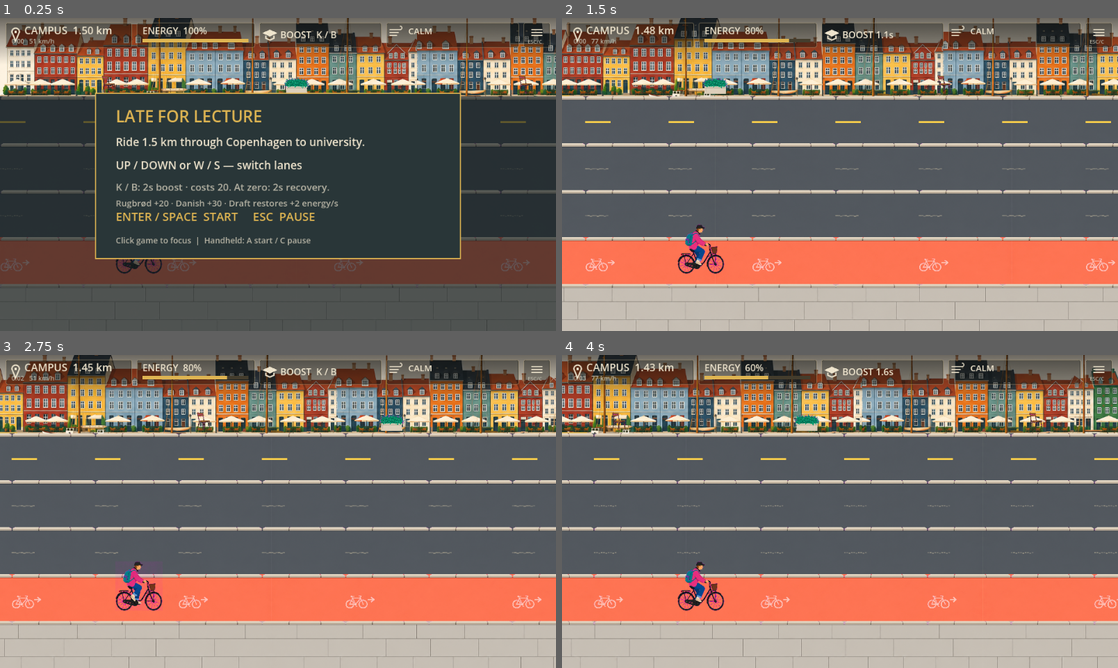
Above: before the commit, frames 1-4 (two rows, left to right).
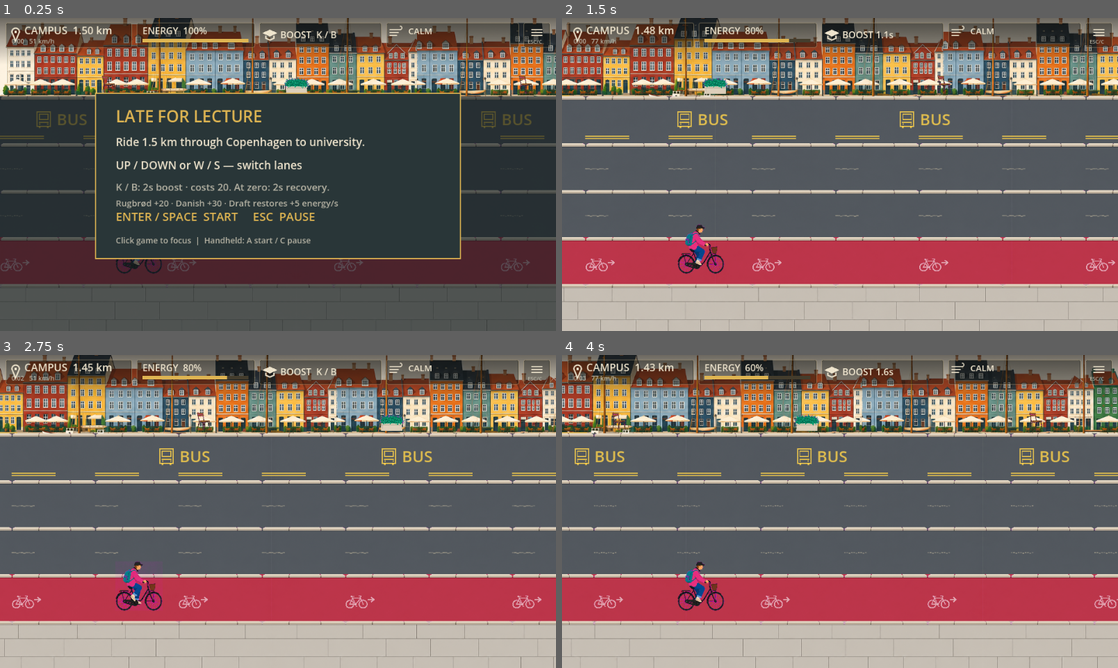
Above: after the commit, the same moments.

Repository: valesin/RushToCampus
Game: Godot game, scene res://scenes/cycling/CyclingGame.tscn
Same seed, same stepped clock (60 frames per second), same inputs: the game is played once before the commit and once after it.
Inputs (mouse positions are in pixels of both pictures, inside the frame that each line leads up to):
- Up to frame 1 (0.25 s): no input
- Up to frame 2 (1.5 s): tap Enter at 0.5 s; move the mouse to (962, 158) at 0.52 s; hold K (cycling_boost) 0.53-1.28 s; hold D (move_right) from 0.53 s (still down); click (962, 158) at 0.67 s; tap Space (jump) at 0.77 s; move the mouse to (728, 190) at 1.27 s; tap J (cycling_confirm) at 1.35 s
- Up to frame 3 (2.75 s): tap Space (jump) at 1.52 s; move the mouse to (333, 442) at 2.02 s; release D (move_right) at 2.03 s; hold A (move_left) from 2.03 s (still down); tap Enter at 2.1 s
- Up to frame 4 (4 s): move the mouse to (812, 574) at 2.77 s; release A (move_left) at 2.78 s; hold D (move_right) from 2.78 s (still down); tap Keypad Enter at 2.85 s; click (812, 574) at 2.92 s; tap Space (jump) at 3.02, 3.77 s; move the mouse to (1006, 558) at 3.52 s; hold K (cycling_boost) from 3.53 s (still down)

The runs differ from the first frame. In frame 1, 0.5% of the frame differs, in the area x 0-98%, y 29-61%; in frame 2, 15%; in frame 3, 15%; in frame 4, 15%, in the area x 0-100%, y 29-86%.

Commit message:
Increase drafting recovery and refine reserved lane markings

Diff:
--- a/retro-biker/scripts/cycling/presentation.gd
+++ b/retro-biker/scripts/cycling/presentation.gd
@@ -159,7 +159,7 @@
 			var texture: Texture2D = clean_art.materials if clean_theme else street_materials
 			var region: Rect2 = CleanTheme.scaled_region(source,texture,Vector2(1254,1254)) if clean_theme else source
 			var surface_tint: Color = Color.WHITE if clean_theme else Color("#c8bba4")
-			if lane_id == 3: surface_tint = Color(1.35,1.35,1.25)
+			if lane_id == 3: surface_tint = Color(1.0,0.62,1.12)
 			c.draw_texture_rect_region(texture,Rect2(0,0,512,Layout.LANE_HEIGHT),region,surface_tint)
 			c.draw_set_transform(Vector2.ZERO)
 		# Shadow lives within its lane and never changes the playable band.
@@ -183,13 +183,28 @@
 		for lane_id in 3:
 			var y: float = Layout.lane_top(lane_id)+Layout.LANE_HEIGHT*0.53
 			if lane_id == 0:
-				c.draw_rect(Rect2(x,y,44,3.5),Color("#ffd34a"))
+				# Paired yellow edge dashes distinguish this reserved lane.
+				for offset in [9.0,13.0]:
+					c.draw_rect(Rect2(x,Layout.lane_top(1)-offset,76,2),Color(1.0,0.83,0.29,0.78))
 				continue
 			var tint: Color = Color("#b8af98")
 			for chip in 10:
 				var fade: float = 0.27+float(posmod(tile*17+chip*7+lane_id,9))*0.035
 				tint.a = fade
 				c.draw_rect(Rect2(x+chip*4,y+float(posmod(chip,3))*0.3,3.5,2.2),tint)
+	var bus_first: int = int(floor(scroll/384.0))
+	for tile in range(bus_first,bus_first+4):
+		var x: float = tile*384.0-scroll+64.0
+		var y: float = Layout.lane_top(0)+27.0
+		var paint := Color(1.0,0.83,0.29,0.82)
+		# Flat front-view bus pictogram, painted onto the scrolling road surface.
+		c.draw_rect(Rect2(x,y,23,25),paint,false,2)
+		c.draw_rect(Rect2(x+4,y+4,15,9),paint,false,1.5)
+		c.draw_line(Vector2(x+3,y+18),Vector2(x+20,y+18),paint,1.5)
+		for wheel_x in [3.0,17.0]:
+			c.draw_rect(Rect2(x+wheel_x,y+24,3,4),paint)
+			c.draw_circle(Vector2(x+wheel_x+1.5,y+21),1.2,paint)
+		text(c,Vector2(x+34,y+23),"BUS",27,paint)
 	var mark_first: int = int(floor(scroll/288.0))
 	for tile in range(mark_first,mark_first+5):
 		street_art(c,"cycle",Rect2(tile*288.0-scroll,Layout.lane_top(3)+36,52,24),Color(0.85,0.81,0.70,0.58))
@@ -248,7 +263,7 @@
 	var effort: String = "RECOVER %.1fs" % game.rider.recovery_left if game.rider.recovering else "BOOST %.1fs" % game.rider.boost_left if game.rider.boost_left > 0.0 else "BOOST  K / B" if game.rider.boost_ready() else "BOOST NEEDS 20"
 	text(c,Vector2(484,35),effort,16,GREEN if game.rider.recovering else INK)
 	text(c,Vector2(705,28),game.wind.phase(),15,INK)
-	var wind_detail: String = game.wind.warning() if game.wind.warning() != "" else ("DRAFT: +2 ENERGY/s" if not game.rider.recovering and game.rider.boost_left <= 0.0 else "DRAFT: SHELTERED") if game.rider.sheltered else ""
+	var wind_detail: String = game.wind.warning() if game.wind.warning() != "" else ("DRAFT: +5 ENERGY/s" if not game.rider.recovering and game.rider.boost_left <= 0.0 else "DRAFT: SHELTERED") if game.rider.sheltered else ""
 	text(c,Vector2(677,44),wind_detail,10,MUTED)
 	draw_hud_icon(c,"pin",Vector2(27,28))
 	draw_hud_icon(c,"cap",Vector2(466,28))
@@ -296,7 +311,7 @@
 	text(c,Vector2(200,221),detail,19)
 	text(c,Vector2(200,261),"UP / DOWN or W / S — switch lanes",19)
 	text(c,Vector2(200,298),"K / B: 2s boost · costs 20. At zero: 2s recovery.",17,MUTED)
-	text(c,Vector2(200,325),"Rugbrød +20 · Danish +30 · Draft restores +2 energy/s",15,MUTED)
+	text(c,Vector2(200,325),"Rugbrød +20 · Danish +30 · Draft restores +5 energy/s",15,MUTED)
 	text(c,Vector2(200,350),action,20,GOLD)
 	if game.state != game.RunState.PAUSED:
 		text(c,Vector2(200,389),"Click game to focus  |  Handheld: A start / C pause",14,MUTED)
--- a/retro-biker/scripts/cycling/rider.gd
+++ b/retro-biker/scripts/cycling/rider.gd
@@ -2,7 +2,7 @@
 @export var base_speed: float = 14.4
 @export var lane_change_seconds: float = 0.18
 @export var contact_size: Vector2 = Vector2(5.0, 0.32)
-const DRAFT_ENERGY_PER_SECOND: float = 2.0
+const DRAFT_ENERGY_PER_SECOND: float = 5.0
 const BOOST_SPEED: float = 21.6
 const BOOST_SECONDS: float = 2.0
 const BOOST_COST: float = 20.0
--- a/retro-biker/tests/cycling/runner_checks.gd
+++ b/retro-biker/tests/cycling/runner_checks.gd
@@ -58,7 +58,7 @@
 	for i in 120:
 		game.simulate(1.0 / 60.0)
 	checks["draft_gap_stable"] = absf(lead.distance - game.distance - 9.0) < 0.05
-	checks["draft_restores_energy"] = absf(game.rider.energy - 64.0) < 0.1 and game.rider.sheltered
+	checks["draft_restores_energy"] = absf(game.rider.energy - 70.0) < 0.1 and game.rider.sheltered
 	game.rider.lane_input(0)
 	game.rider.lane_input(-1)
 	game.simulate(1.0 / 60.0)
Not shown, changed: retro-biker/tests/cycling/ALTERNATIVE_THEME.md
